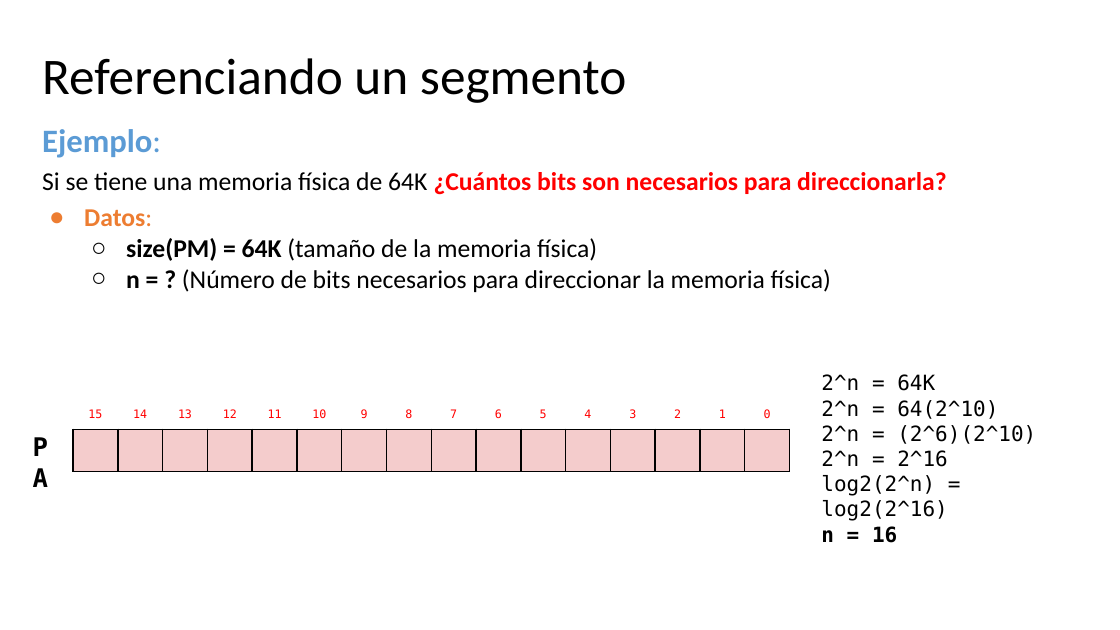
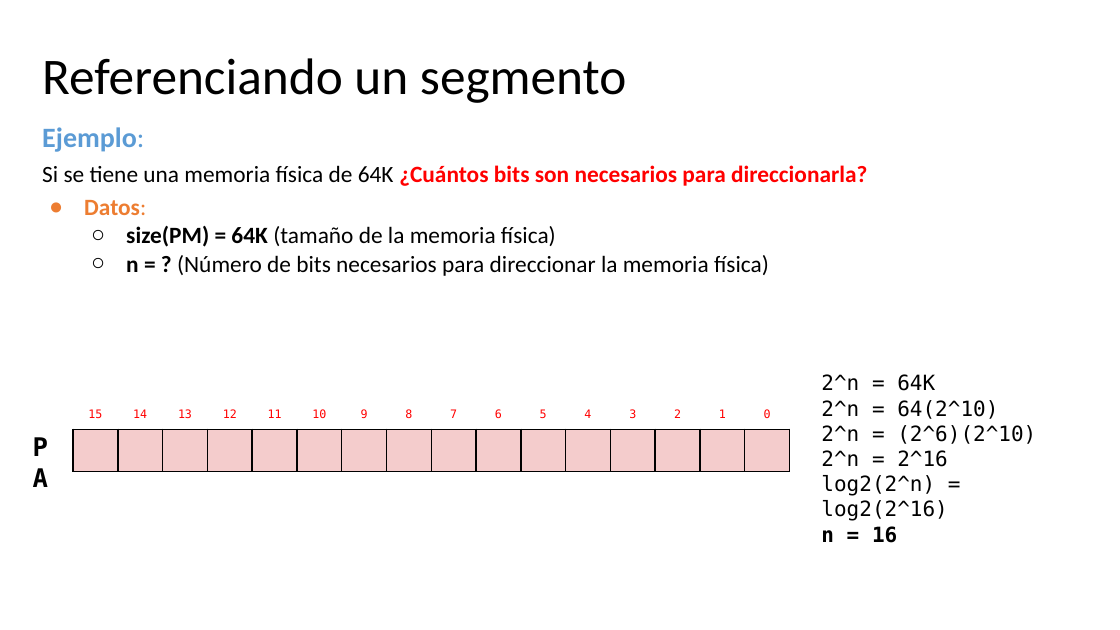
Before and after one commit to udea-so/apuntes_2026-1_SO-virtual, a slide deck: slide 30 of clase_09/SO_apuntes_clase9.pptx. Drawn at 1120x630 pixels with LibreOffice and Linux fonts; fonts in the diff are those of the drawing. Boxes give left, top, right and bottom in pixels: in the first picture for what was removed or moved away, otherwise in the second. Text is boxed around its words. In the diff, an @@ line names an element or a change of style, - is before the commit and + after.

```diff
--- a/clase_09/SO_apuntes_clase9.pptx
+++ b/clase_09/SO_apuntes_clase9.pptx
@@ text "Ejemplo:" at (42, 127, 867, 276): size 28 to 24 pt in "Ejemplo:"; size 22 to 20 pt @@
```
Also in this commit, not shown: 1 other slide changed, 2 other files.
